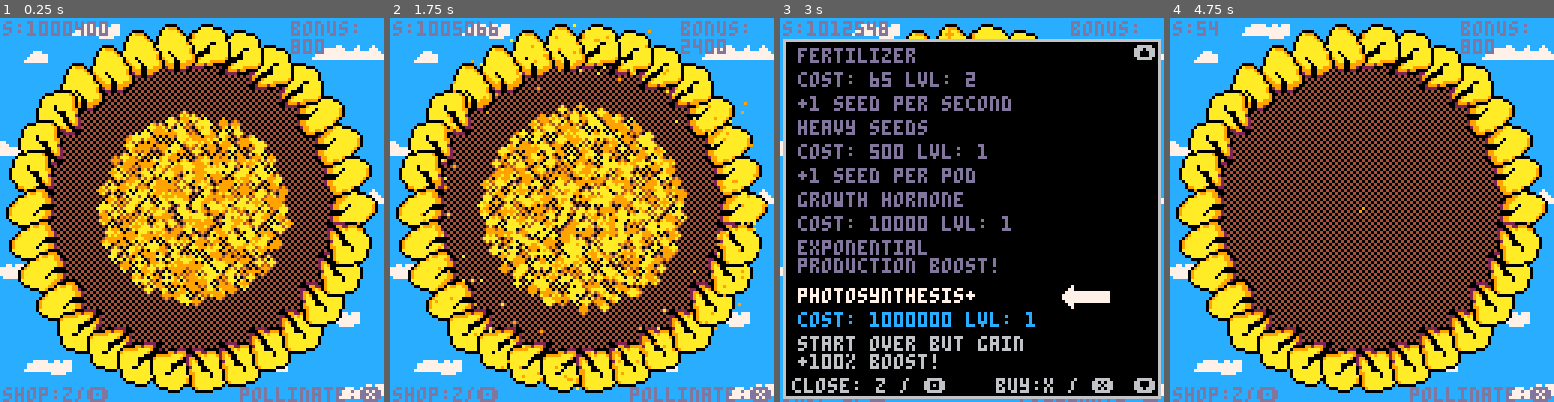
Above: before the commit, frames 1-4 (left to right).
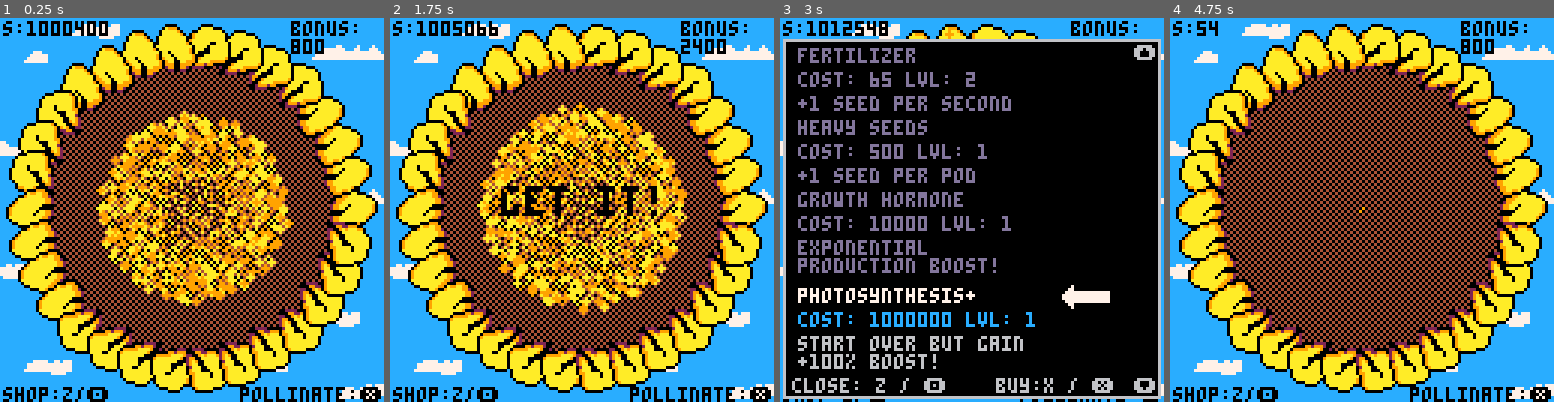
Above: after the commit, the same moments.

Repository: kdiab/carts
Game: PICO-8 cartridge sunflower/sunflower.p8
Two runs of this game, one before a commit and one after it. Both use one fixed random seed, a clock stepped at 60 frames per second and the inputs below.
Inputs:
- Up to frame 1 (0.25 s): no input
- Up to frame 2 (1.75 s): tap X (X key) at 0.33, 1.07 s; tap O (Z key) at 0.7, 1.7 s
- Up to frame 3 (3 s): tap X (X key) at 1.85, 2.97 s; tap O (Z key) at 2.1, 2.5, 2.9 s; hold Up 2.15-2.42 s
- Up to frame 4 (4.75 s): tap O (Z key) every 0.4 s from 3.3 to 4.5 s; hold Down 3.63-3.97 s; tap X (X key) at 4.08 s; hold Up from 4.73 s (still down)

The runs differ from the first frame. In frame 1, 4.8% of the frame differs, in the area x 0-100%, y 0-100%; in frame 2, 7.3%; in frame 3, 1.1%; in frame 4, 1.9%.

Commit message:
farmer john, text animation, john animation

Diff:
--- a/sunflower/sunflower.p8
+++ b/sunflower/sunflower.p8
@@ -11,6 +11,7 @@
 		init_sunflower()
 		init_upgrades()
 		init_particles()
+		init_john()
 		if debug then
 				init_dbg()
 		end
@@ -154,8 +155,11 @@
 				update_menu()
 				update_sunflower()
 				update_particles()
+				update_motivational()
 		elseif state == "start" then
 				update_start()
+		elseif state == "intro" then
+				update_intro()
 		elseif state == "end" then
 				update_end()
 		end
@@ -169,9 +173,12 @@
 		if state == "game" then
 				draw_sunflower()
 				draw_particles()
+				draw_motivational()
 				draw_menu()
 		elseif state == "start" then
 				draw_start()
+		elseif state == "intro" then
+				draw_intro()
 		elseif state == "end" then
 				draw_end()
 		end
@@ -212,6 +219,7 @@
 				total_seeds = stringadd(total_seeds,bonus)
 				bonus = stringmul("800",tostr(counter))
 				seeds = {}
+				show_motivational()
 		end
 		if btnp(❎) and not menu then
 		  spawn_seed()
@@ -286,7 +294,7 @@
   end
 end
 function draw_info()
-		local c = 13
+		local c = 0
 --		rectfill(0,122,128,128,0)
 	 print("shop:z/🅾️",1,123,c)
 	 print("pollinate:❎",80,123,c)
@@ -532,7 +540,7 @@
       y = y,
       vx = rnd(2) - 1,
       vy = rnd(2) - 1,
-      life = 15,
+      life = 10,
       c = flr(rnd(2) + 9)
     })
   end
@@ -660,7 +668,67 @@
   end
 end
 -->8
-
+--farmer john
+
+function init_john()
+ tick,frame,step=0,1,4
+ john={11,13}
+ init_motivational()
+end
+
+function update_john()
+ tick=(tick+1)%step
+ if (tick==0) frame=frame%#john+1
+end
+
+function draw_john()
+	local x = 64
+	local y = 64
+	local legs = 45
+ spr(john[frame],x,y,2,2)
+ spr(legs,x,y+16,2,2)
+end
+
+
+function init_motivational()
+  motiv_text = ""
+  motiv_y = 0
+  motiv_life = 0
+  motiv_phrases = {
+    "\^t\^wyou're on fire!",
+    "\^t\^wamazing!",
+    "\^t\^wget it!",
+    "\^t\^wnice!",
+    "\^t\^wgood job!",
+    "\^t\^wkeep going!",
+    "\^t\^wwow!",
+    "\^t\^wperfect!",
+    "\^t\^wincredible!"
+  }
+end
+
+function show_motivational()
+  motiv_text = motiv_phrases[flr(rnd(#motiv_phrases)) + 1]
+  motiv_y = 64
+  motiv_life = 30
+end
+
+function update_motivational()
+  if motiv_life > 0 then
+    motiv_life -= 1
+    motiv_y -= 0.8
+  end
+end
+
+function draw_motivational()
+  if motiv_life > 0 then
+    local c = 0
+    local actual_text = sub(motiv_text, 4)
+    local text_width = #actual_text * 4 * 2
+
+    print(motiv_text, 69 - text_width/2, motiv_y, c)
+  end
+end
 -->8
 --dbg
 function init_dbg()
